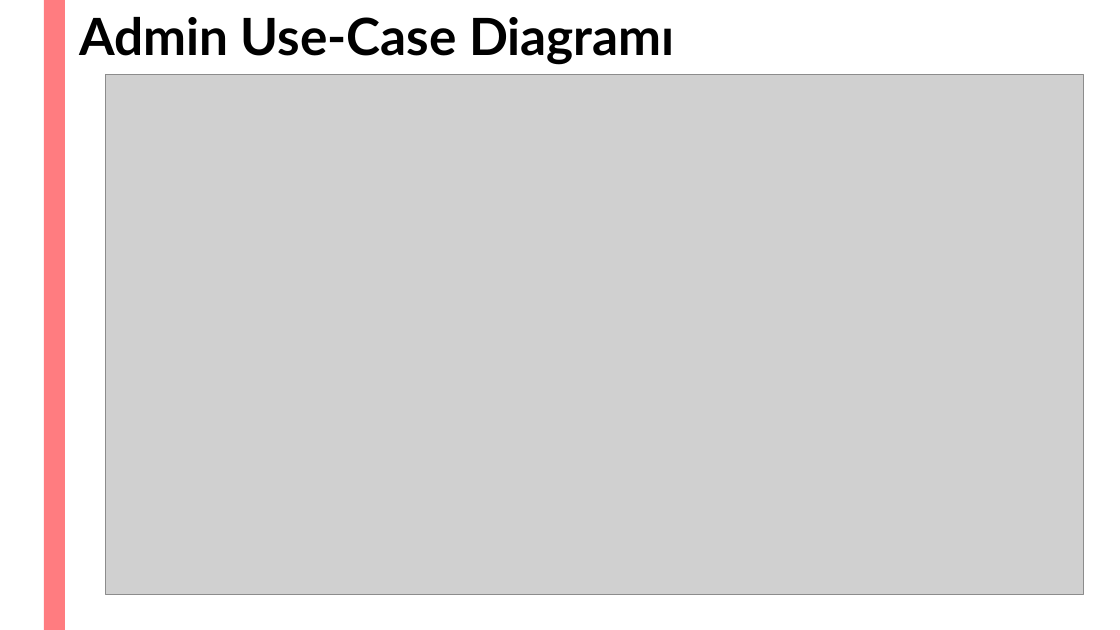
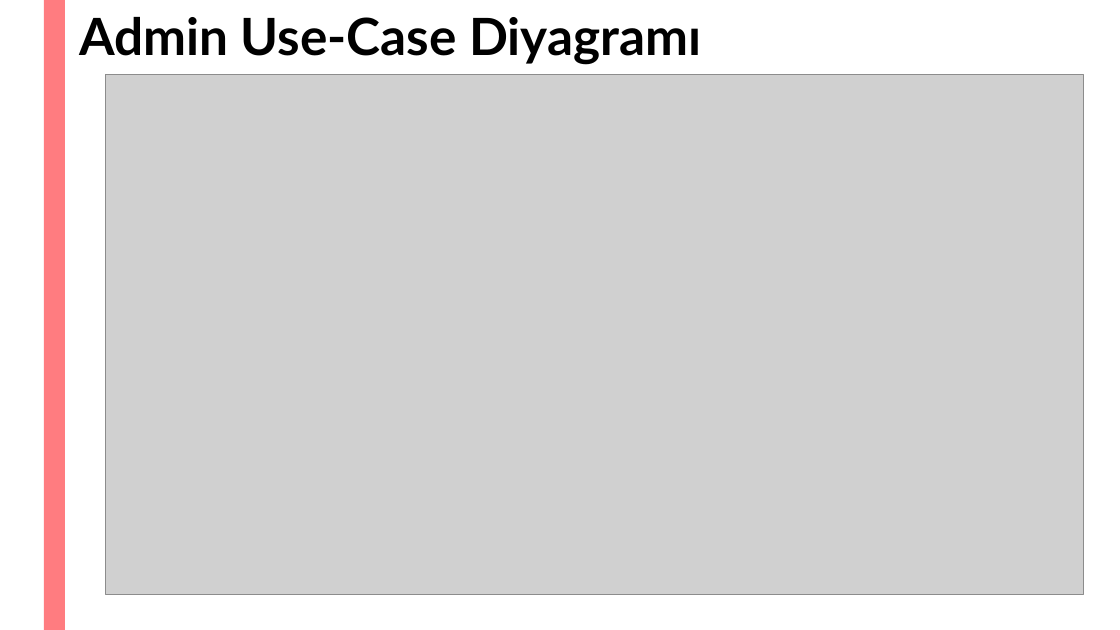
Before and after one commit to turanemircan/HospitalManagementSystem, a slide deck: slide 16 of HospitalManagementSystemSunum.pptx. Drawn at 1120x630 pixels with LibreOffice and Linux fonts; fonts in the diff are those of the drawing; grey boxes stand for pictures. Boxes give left, top, right and bottom in pixels: in the first picture for what was removed or moved away, otherwise in the second. Text is boxed around its words. In the diff, an @@ line names an element or a change of style, - is before the commit and + after.

```diff
--- a/HospitalManagementSystemSunum.pptx
+++ b/HospitalManagementSystemSunum.pptx
@@ title at (79,17,701,65): text changed @@
-Admin Use-Case Diagramı
+Admin Use-Case Diyagramı
```
Also in this commit, not shown: 5 other slides changed, 1 slide added.
